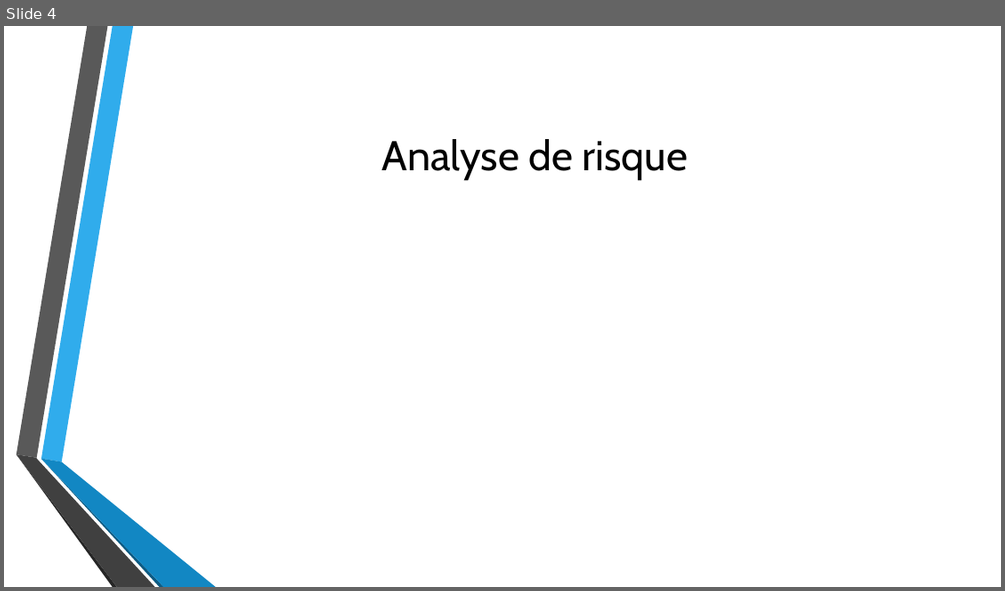
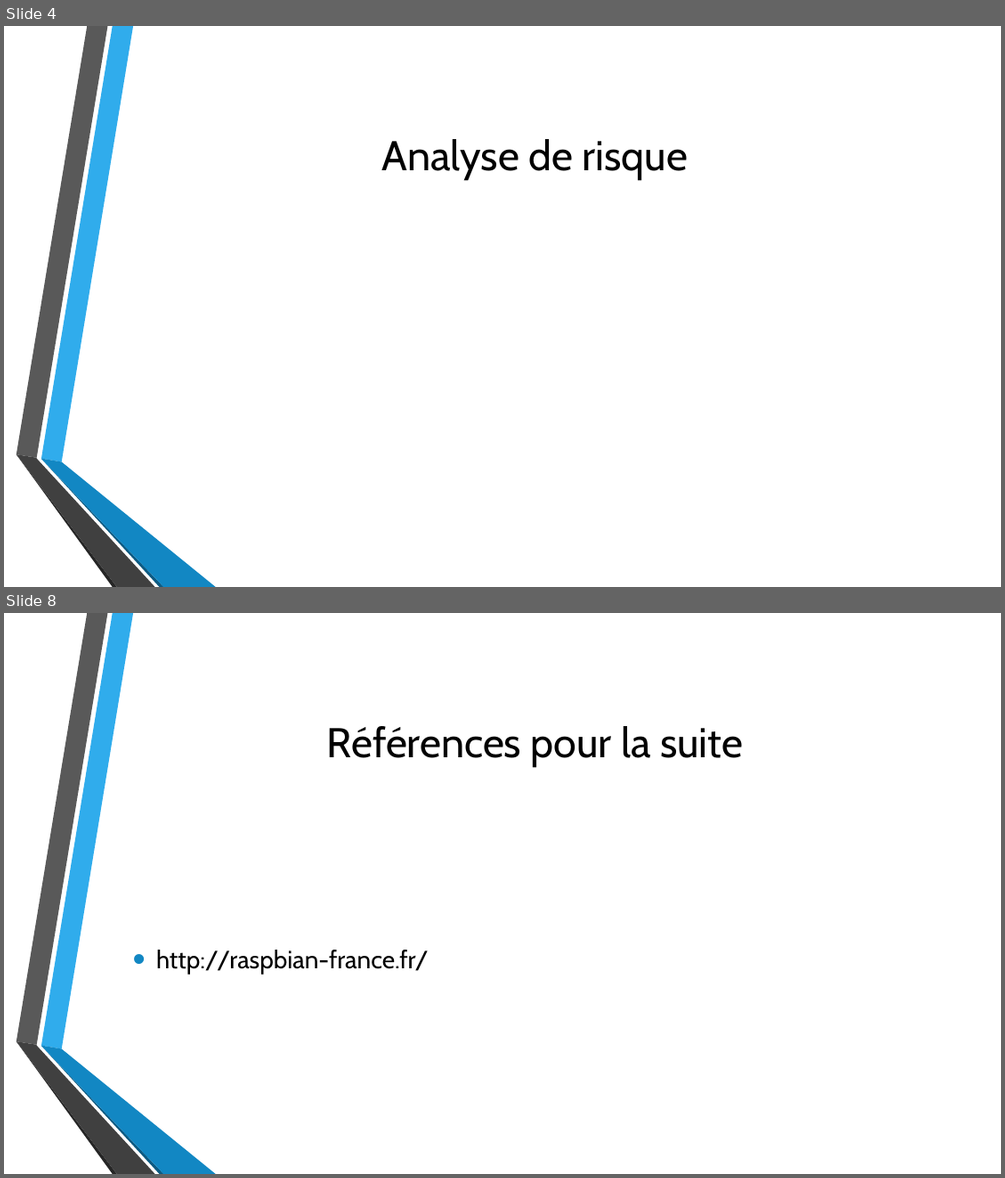
Before and after one commit to Bugro/CUBI, a slide deck: Com/Création et Utilisation d’un Billard Intelligent.pptx. Shown one above the other, each under a label of ours: slide 4 before the commit, slides 4 and 8 after it; the slides between them are not shown. The pictures are 1005x591 and 1005x1178 pixels, drawn with LibreOffice and Linux fonts; fonts in the diff are those of the drawing; background and template pictures are left out. Boxes give left, top, right and bottom in pixels: in the first picture for what was removed or moved away, otherwise in the second. Text is boxed around its words. In the diff, an @@ line names an element or a change of style, - is before the commit and + after.

```diff
--- a/Com/Création et Utilisation d’un Billard Intelligent.pptx
+++ b/Com/Création et Utilisation d’un Billard Intelligent.pptx
@@ slide 8 added at (4,613,1001,1174), background picture (left out); not listed: 6 template elements that a slide beside it also shows @@
@@ title added at (327,726,743,767), 40 pt, text #000000 @@
+Références pour la suite
@@ text added at (156,949,429,974), 24 pt, text #000000 @@
+• http://raspbian-france.fr/
```
Also in this commit, not shown: 2 slides changed, 1 other slide added, 2 slides removed, 1 other file.
